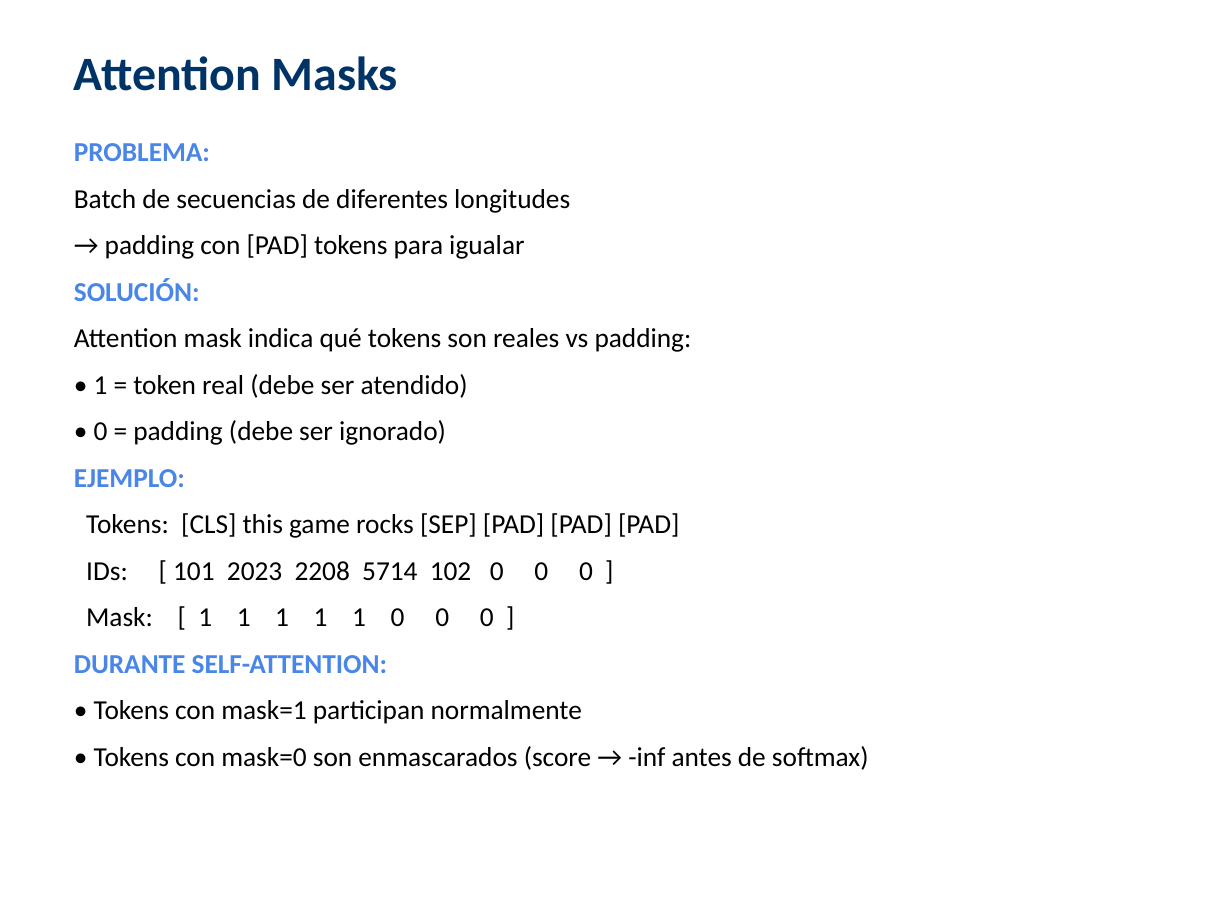
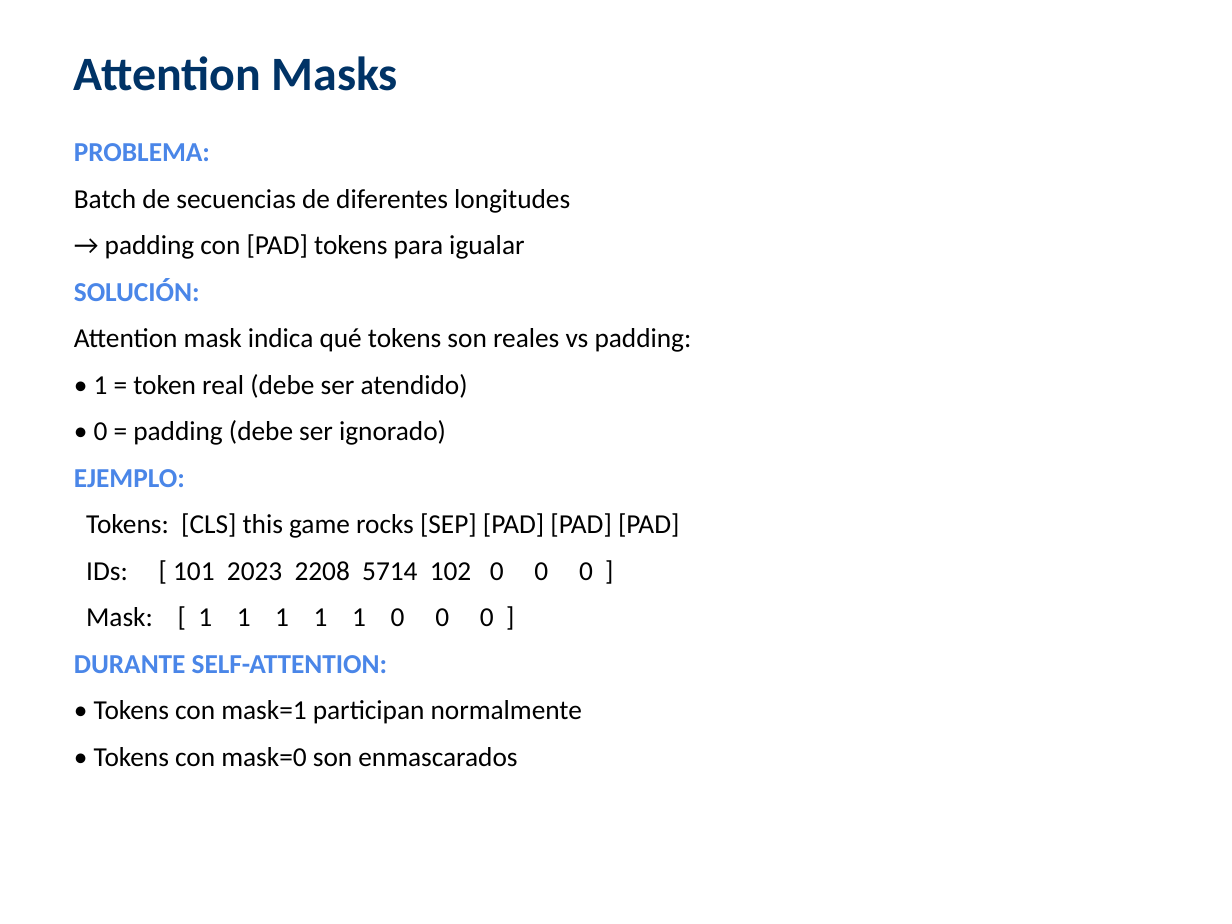
Before and after one commit to aguilarezequiel/stem-review-classifier, a slide deck: slide 27 of docs/Presentacion_Final_Steam_Classifier.pptx (slide 26 before the commit). Drawn at 1232x924 pixels with LibreOffice and Linux fonts; fonts in the diff are those of the drawing. Boxes give left, top, right and bottom in pixels: in the first picture for what was removed or moved away, otherwise in the second. Text is boxed around its words. In the diff, an @@ line names an element or a change of style, - is before the commit and + after.

```diff
--- a/docs/Presentacion_Final_Steam_Classifier.pptx
+++ b/docs/Presentacion_Final_Steam_Classifier.pptx
@@ text at (94,747,517,767): text changed @@
-• Tokens con mask=0 son enmascarados (score → -inf antes de softmax)
+• Tokens con mask=0 son enmascarados
```
Also in this commit, not shown: 27 other slides changed, 4 slides added, 2 slides removed.
